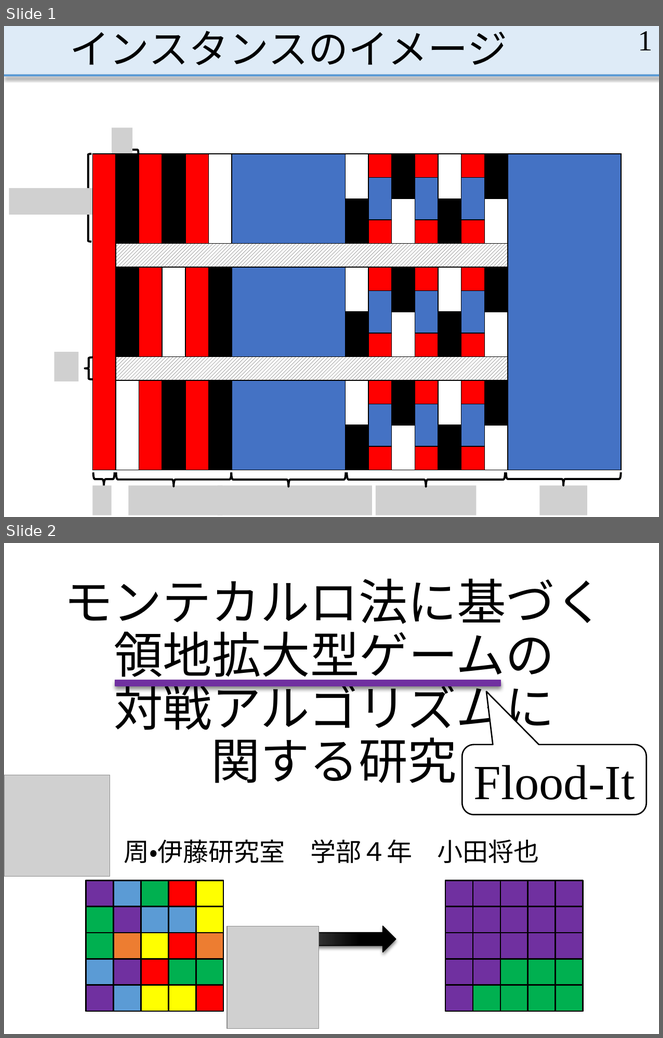
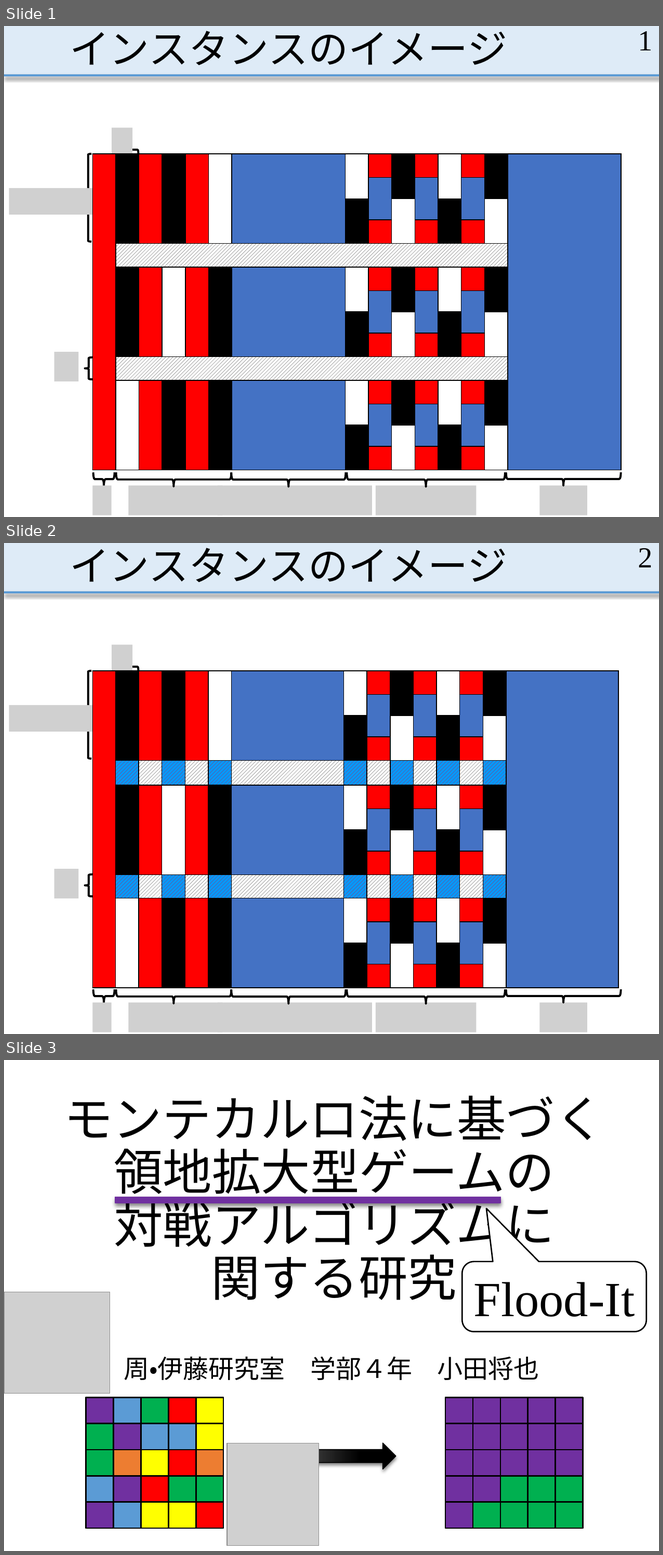
Before and after one commit to MasayaOda/SR, a slide deck: 190513oda.pptx. Shown one above the other, each under a label of ours: slides 1 and 2 before the commit, slides 1, 2 and 3 after it. The pictures are 663x1038 and 663x1555 pixels, drawn with LibreOffice and Linux fonts; fonts in the diff are those of the drawing; grey boxes stand for pictures. Boxes give left, top, right and bottom in pixels: in the first picture for what was removed or moved away, otherwise in the second. Text is boxed around its words. In the diff, an @@ line names an element or a change of style, - is before the commit and + after.

```diff
--- a/190513oda.pptx
+++ b/190513oda.pptx
@@ slide 2 added at (x1=4, y1=543, x2=659, y2=1034), background #FFFFFF; not listed: 2 template elements that a slide beside it also shows @@
@@ title added at (x1=70, y1=548, x2=507, y2=582), 44 pt, text #000000 @@
+インスタンスのイメージ
@@ page number added at (x1=638, y1=548, x2=652, y2=567), 32 pt, text #000000 @@
+2
@@ picture added at (x1=112, y1=644, x2=132, y2=671) @@
@@ left brace added at (x1=116, y1=663, x2=139, y2=670), outline #000000 2.25 pt @@
@@ left brace added at (x1=85, y1=671, x2=91, y2=759), outline #000000 2.25 pt @@
@@ table added at (x1=92, y1=671, x2=614, y2=989), 14 rows, 15 columns @@
+ |  |  |  |  |  |  |  |  |  |  |  |  |  | 
+ |  |  |  |  |  |  |  |  |  |  |  |  |  | 
+ |  |  |  |  |  |  |  |  |  |  |  |  |  | 
+ |  |  |  |  |  |  |  |  |  |  |  |  |  | 
+ |  |  |  |  |  |  |  |  |  |  |  |  |  | 
+ |  |  |  |  |  |  |  |  |  |  |  |  |  | 
+ |  |  |  |  |  |  |  |  |  |  |  |  |  | 
+ |  |  |  |  |  |  |  |  |  |  |  |  |  | 
+ |  |  |  |  |  |  |  |  |  |  |  |  |  | 
+ |  |  |  |  |  |  |  |  |  |  |  |  |  | 
+ |  |  |  |  |  |  |  |  |  |  |  |  |  | 
+ |  |  |  |  |  |  |  |  |  |  |  |  |  | 
+ |  |  |  |  |  |  |  |  |  |  |  |  |  | 
+ |  |  |  |  |  |  |  |  |  |  |  |  |  | 
@@ picture added at (x1=9, y1=705, x2=100, y2=732) @@
@@ picture added at (x1=54, y1=869, x2=79, y2=899) @@
@@ left brace added at (x1=85, y1=875, x2=92, y2=897), outline #000000 2.25 pt @@
@@ left brace added at (x1=93, y1=990, x2=114, y2=1003), outline #000000 2.25 pt @@
@@ left brace added at (x1=116, y1=990, x2=231, y2=1004), outline #000000 2.25 pt @@
@@ left brace added at (x1=232, y1=990, x2=346, y2=1004), outline #000000 2.25 pt @@
@@ left brace added at (x1=347, y1=990, x2=505, y2=1004), outline #000000 2.25 pt @@
@@ left brace added at (x1=506, y1=990, x2=621, y2=1003), outline #000000 2.25 pt @@
@@ picture added at (x1=92, y1=1003, x2=112, y2=1032) @@
@@ picture added at (x1=128, y1=1003, x2=223, y2=1032) @@
@@ picture added at (x1=218, y1=1003, x2=372, y2=1032) @@
@@ picture added at (x1=375, y1=1003, x2=476, y2=1032) @@
@@ picture added at (x1=540, y1=1003, x2=588, y2=1032) @@
@@ what was slide 2 is now slide 3 @@
```
Also in this commit, not shown: 9 slides changed.
